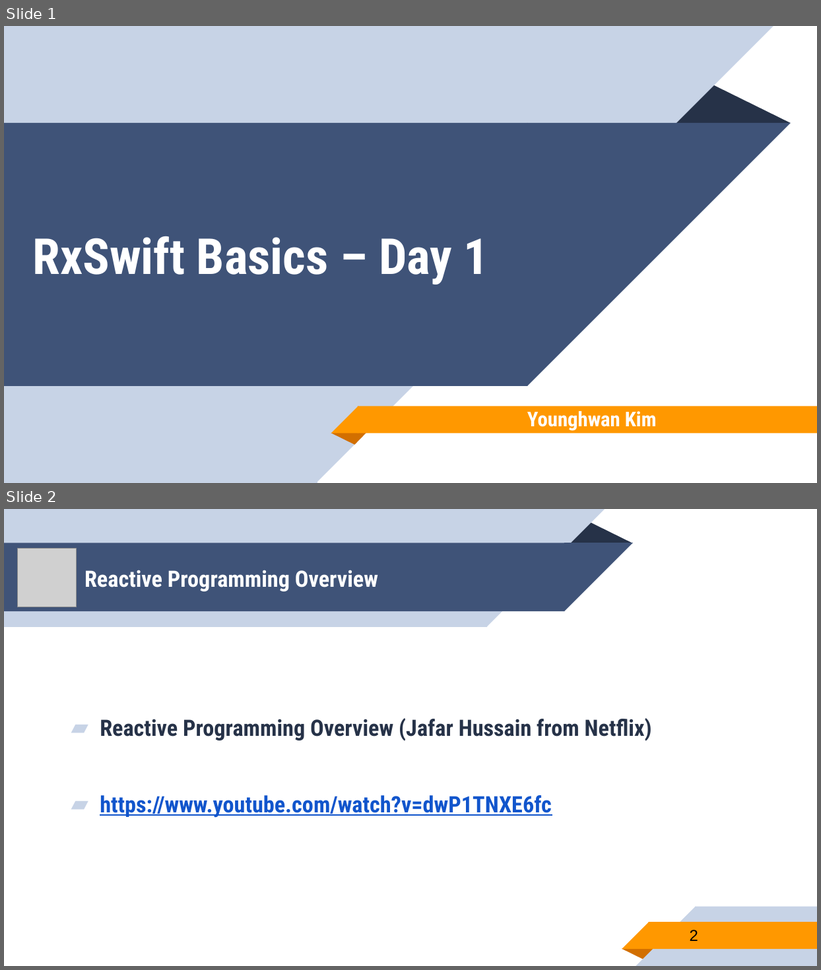
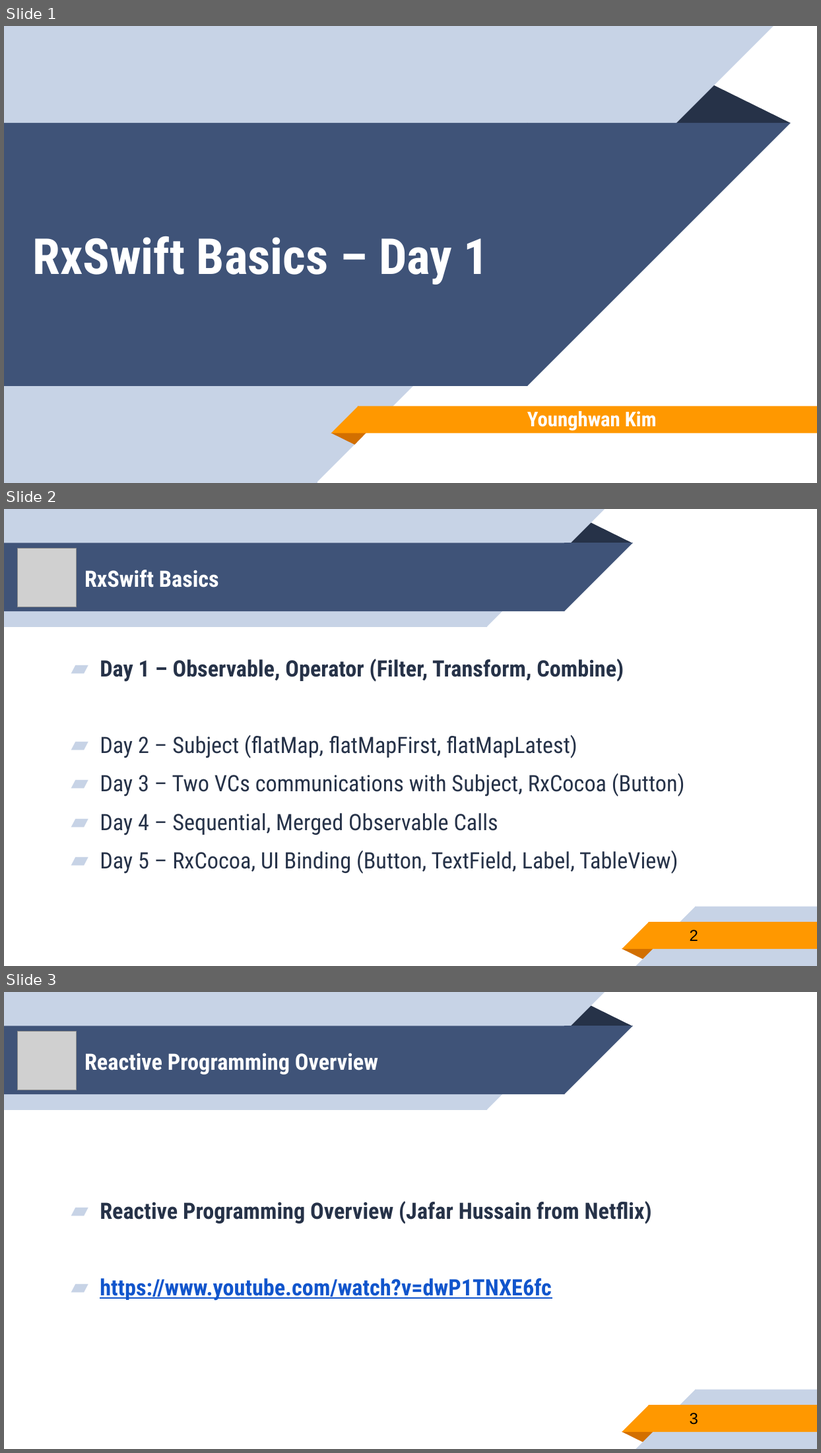
Before and after one commit to younghwankim/RxSwiftClass, a slide deck: RxSwiftBasics/day1/RxSwiftBasics1.pptx. Shown one above the other, each under a label of ours: slides 1 and 2 before the commit, slides 1, 2 and 3 after it. The pictures are 821x970 and 821x1453 pixels, drawn with LibreOffice and Linux fonts; fonts in the diff are those of the drawing; grey boxes stand for pictures. Boxes give left, top, right and bottom in pixels: in the first picture for what was removed or moved away, otherwise in the second. Text is boxed around its words. In the diff, an @@ line names an element or a change of style, - is before the commit and + after.

```diff
--- a/RxSwiftBasics/day1/RxSwiftBasics1.pptx
+++ b/RxSwiftBasics/day1/RxSwiftBasics1.pptx
@@ slide 2 added at bbox=[4, 509, 817, 966], background #FFFFFF; not listed: 10 template elements that a slide beside it also shows @@
@@ picture added at bbox=[18, 548, 77, 607] @@
@@ title added at bbox=[85, 570, 219, 588], 20 pt, text #FFFFFF, bold @@
+RxSwift Basics
@@ text added at bbox=[100, 659, 685, 874], 20 pt, text #263248 @@
+▰ Day 1 – Observable, Operator (Filter, Transform, Combine)
+▰ Day 2 – Subject (flatMap, flatMapFirst, flatMapLatest)
+▰ Day 3 – Two VCs communications with Subject, RxCocoa (Button)
+▰ Day 4 – Sequential, Merged Observable Calls
+▰ Day 5 – RxCocoa, UI Binding (Button, TextField, Label, TableView)
@@ page number added at bbox=[690, 930, 698, 941], 14 pt, text #000000 @@
+2
@@ what was slide 2 is now slide 3 @@
@@ page number at bbox=[690, 1413, 698, 1425]: text changed @@
-2
+3
```
Also in this commit, not shown: 2 slides changed, 6 other files.
